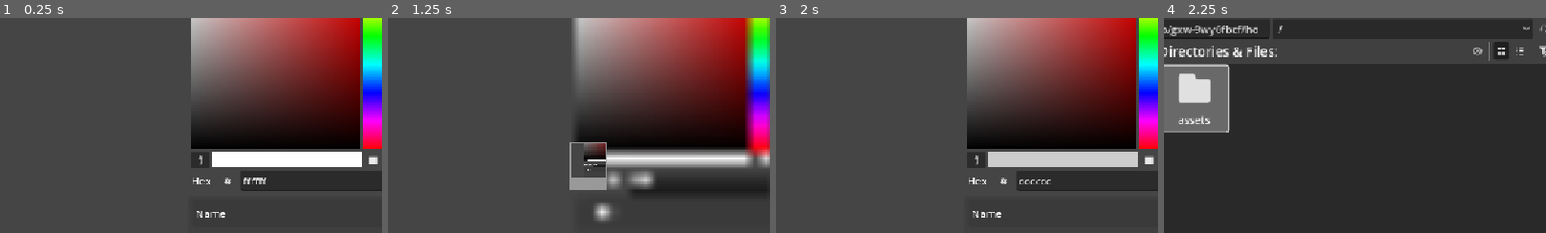
Above: before the commit, frames 1-4 (left to right).
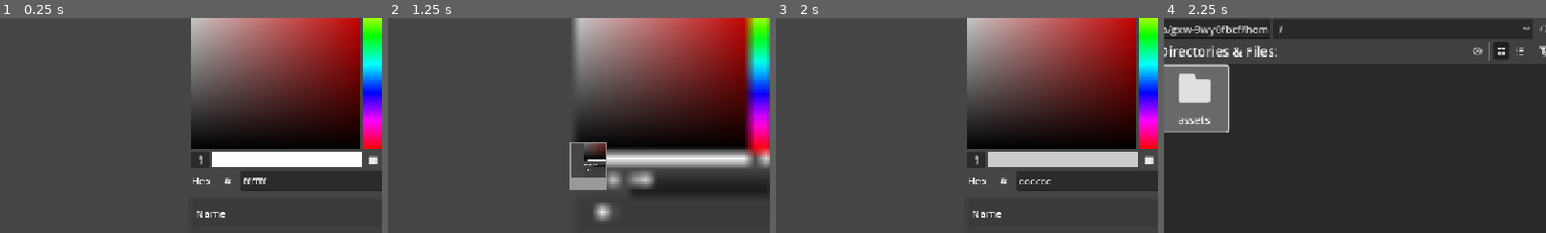
Above: after the commit, the same moments.

Repository: cjlangreo/sprite-recolor-tester
Game: Godot game, scene res://test_area.tscn
Two runs of this game, one before a commit and one after it. Both use one fixed random seed, a clock stepped at 60 frames per second and the inputs below.
Inputs (mouse positions are % of the whole screen's width and height, from its top left):
- Up to frame 1 (0.25 s): no input
- Up to frame 2 (1.25 s): click (52, 44) at 0.5 s
- Up to frame 3 (2 s): click "#" at 1.25 s
- Up to frame 4 (2.25 s): click "+" at 2 s
The pictures show only the part of the screen within x 26-76%, y 11-61%; the shares and areas given below are measured in that part.

Frames 1-3 are identical in both runs. In frame 4, less than 0.1% of the frame differs, in the area x 24-31%, y 3-10%.

Commit message:
animated settings visibility init

Diff:
--- a/spritesheet_settings_container.gd
+++ b/spritesheet_settings_container.gd
@@ -1,14 +1,25 @@
 extends PanelContainer
-
 
 @export var enabled_checkbox: CheckBox
 @export var settings_container: PanelContainer
 
+@export var animated_checkbox: CheckBox
+@export var frame_spiner_container: HBoxContainer
+@export var frames_container: VBoxContainer
+
 
 func _ready() -> void:
   enabled_checkbox.toggled.connect(_toggle_settings_container_visibility)
-  _toggle_settings_container_visibility(!enabled_checkbox.toggle_mode)
+  _toggle_settings_container_visibility(false)
 
+
+  animated_checkbox.toggled.connect(_toggle_animatable)
+  _toggle_animatable(false)
 
 func _toggle_settings_container_visibility(toggled_on: bool) -> void:
   settings_container.visible = toggled_on
+
+
+func _toggle_animatable(toggled_on: bool) -> void:
+  frames_container.visible = toggled_on
+  frame_spiner_container.visible = !toggled_on
--- a/test_area.tscn
+++ b/test_area.tscn
@@ -72,12 +72,15 @@
 layout_mode = 2
 size_flags_vertical = 3
 
-[node name="SpritesheetSettingsContainer" type="PanelContain …(165 unchanged characters)… "enabled_checkbox", "settings_container")]
+[node name="SpritesheetSettingsContainer" type="PanelContain …(165 unchanged characters)… "enabled_checkbox", "settings_container", "animated_checkbox", "frame_spiner_container", "frames_container")]
 layout_mode = 2
 size_flags_vertical = 3
 script = ExtResource("5_xdpsd")
 enabled_checkbox = NodePath("VBoxContainer/HBoxContainer/SpritesheetCheckbox")
 settings_container = NodePath("VBoxContainer/SpritesheetSettings")
+animated_checkbox = NodePath("VBoxContainer/SpritesheetSettings/VBoxContainer/PanelContainer/VBoxContainer/HBoxContainer/AnimatedCheckBox")
+frame_spiner_container = NodePath("VBoxContainer/SpritesheetSettings/VBoxContainer/PanelContainer/VBoxContainer/PanelContainer/HBoxContainer/ScrollContainer/FrameSpinnerContainer")
+frames_container = NodePath("VBoxContainer/SpritesheetSettings/VBoxContainer/PanelContainer/VBoxContainer/PanelContainer/HBoxContainer/ScrollContainer/FramesContainer")
 
 [node name="VBoxContainer" type="VBoxContainer" parent="PanelContainer/HBoxContainer/VBoxContainer/HBoxContainer/PanelContainer3/VBoxContainer/PanelContainer/SpritesheetSettingsContainer" unique_id=948770355]
 layout_mode = 2
